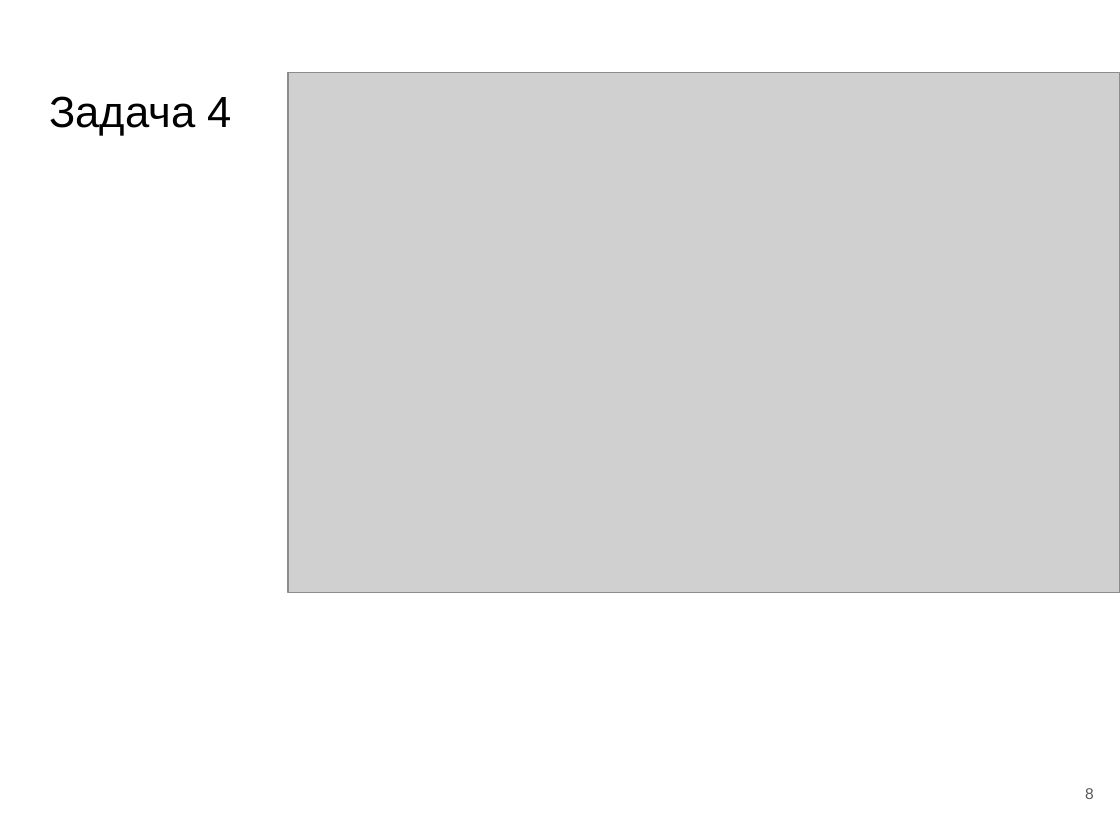
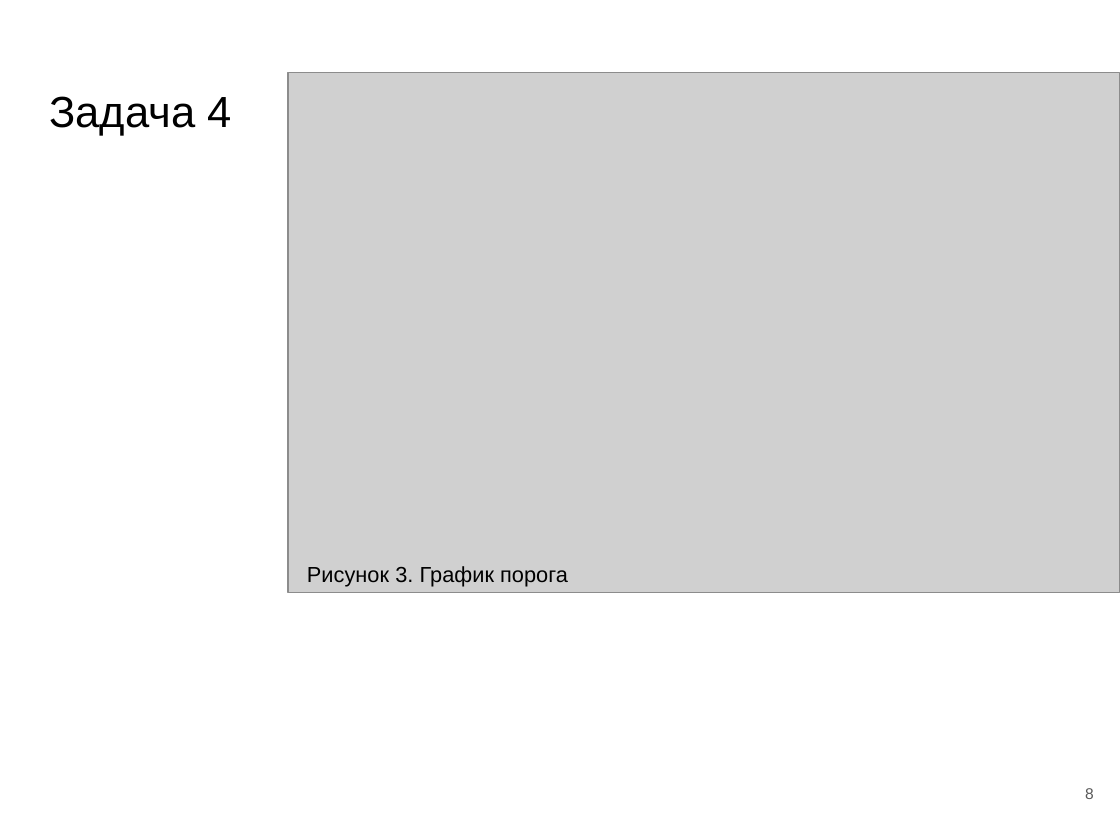
Before and after one commit to Pryflas/diplom, a slide deck: slide 8 of 2026ВКР238330МОРДАСОВ_презентация.pptx. Drawn at 1120x840 pixels with LibreOffice and Linux fonts; fonts in the diff are those of the drawing; grey boxes stand for pictures. Boxes give left, top, right and bottom in pixels: in the first picture for what was removed or moved away, otherwise in the second. Text is boxed around its words. In the diff, an @@ line names an element or a change of style, - is before the commit and + after.

```diff
--- a/2026ВКР238330МОРДАСОВ_презентация.pptx
+++ b/2026ВКР238330МОРДАСОВ_презентация.pptx
@@ text added at (307,566,568,587), 14 pt, text #000000 @@
+Рисунок 3. График порога
```
Also in this commit, not shown: 6 other slides changed, 9 other files.
